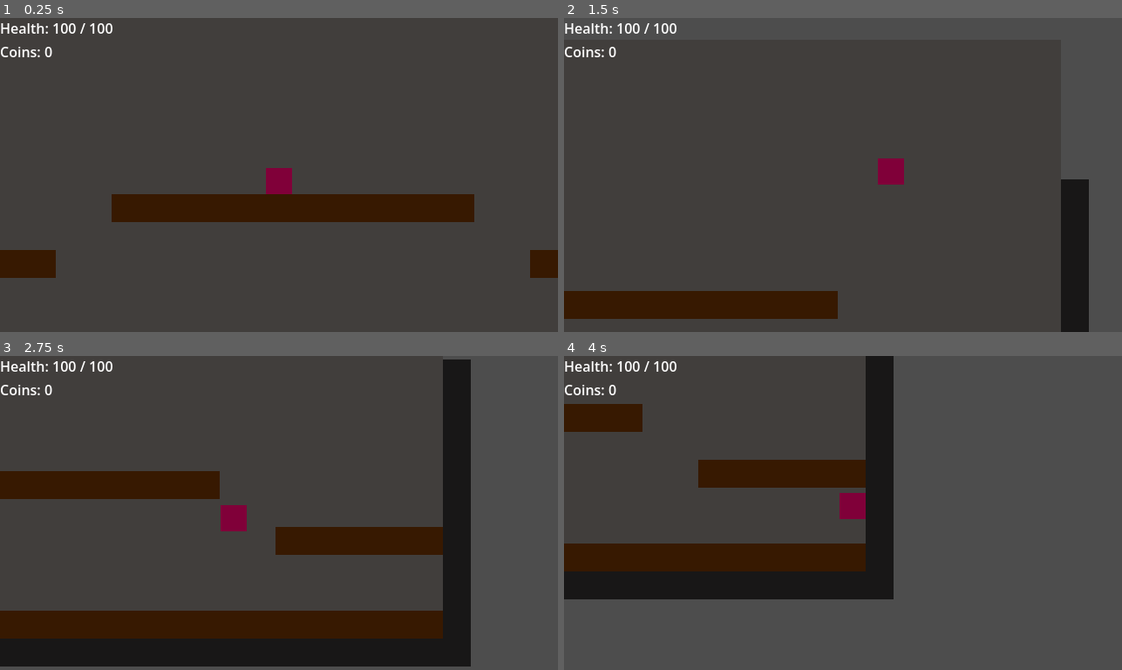
Above: before the commit, frames 1-4 (two rows, left to right).
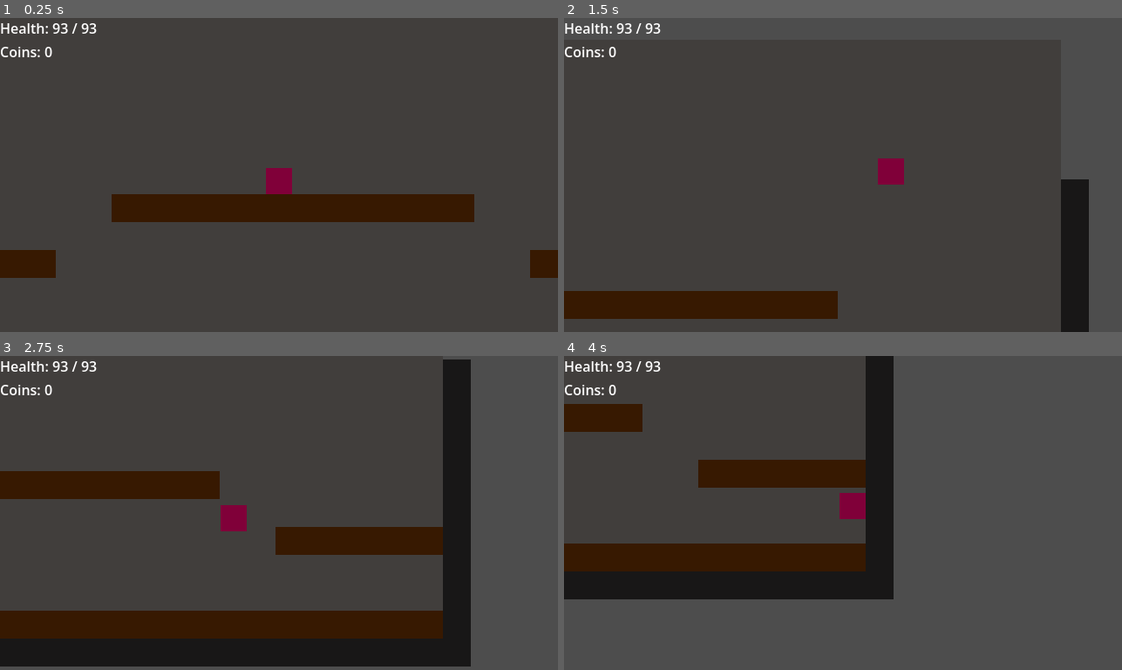
Above: after the commit, the same moments.

Repository: violetstone17/mr.-crowley
Game: Godot game, scene res://scenes/Areas/cantina.tscn
Two runs of this game, one before a commit and one after it. Both use one fixed random seed, a clock stepped at 60 frames per second and the inputs below.
Inputs (mouse positions are in pixels of both pictures, inside the frame that each line leads up to):
- Up to frame 1 (0.25 s): no input
- Up to frame 2 (1.5 s): move the mouse to (965, 159) at 0.52 s; hold E (interact) 0.53-1.28 s; hold D (moveRight) from 0.53 s (still down); tap Space (jump) at 0.77 s; move the mouse to (731, 190) at 1.27 s; click (731, 190) at 1.35 s
- Up to frame 3 (2.75 s): tap Space (jump) at 1.52 s; move the mouse to (334, 443) at 2.02 s; release D (moveRight) at 2.03 s; hold A (moveLeft) from 2.03 s (still down); hold E (interact) from 2.03 s (still down)
- Up to frame 4 (4 s): move the mouse to (815, 575) at 2.77 s; release A (moveLeft) at 2.78 s; release E (interact) at 2.78 s; hold D (moveRight) from 2.78 s (still down); click (815, 575) at 2.85 s; tap Space (jump) at 3.02, 3.77 s; move the mouse to (1010, 560) at 3.52 s; hold E (interact) from 3.53 s (still down)

The runs differ from the first frame. In frame 1, 0.2% of the frame differs, in the area x 9-21%, y 1-5%; in frame 2, 0.2%; in frame 3, 0.2%; in frame 4, 0.2%.

Commit message:
0.0.21 basic shop fr health upgrades is et up. I think that makes basic UI done?

Diff:
--- a/mr.-crawly/scripts/UI/shopMenu.gd
+++ b/mr.-crawly/scripts/UI/shopMenu.gd
@@ -14,7 +14,9 @@
 
 func refresh(_unused = null) -> void:
 	var cost = GameState.getHealthUpgradeCost()
-	infoLabel.text = "Max Health Lv {0} (+{1} per level)".format([GameState.upgradeHealth, GameState.HEALTH_PER_LEVEL])
+	var level = GameState.upgradeHealth
+	var gain = GameState.getHealthBonus(level + 1) - GameState.getHealthBonus(level)
+	infoLabel.text = "Max Health Lv {0} (+{1} per level)".format([level, gain])
 	buyButton.text = "Buy: {0} coins".format([cost])
 	buyButton.disabled = GameState.coins < cost
 
--- a/mr.-crawly/scripts/gameState.gd
+++ b/mr.-crawly/scripts/gameState.gd
@@ -30,12 +30,16 @@
 signal upgradesChanged
 
 const HEALTH_UPGRADE_BASE_COST := 50
-const HEALTH_PER_LEVEL := 20
+const HEALTH_COST_CURVE := 5
+const HEALTH_BONUS_SCALE := 30
 
 var upgradeHealth: int = 0
 
 func getHealthUpgradeCost() -> int:
-	return HEALTH_UPGRADE_BASE_COST * (upgradeHealth + 1)
+	return HEALTH_UPGRADE_BASE_COST + HEALTH_COST_CURVE * upgradeHealth * upgradeHealth
+
+func getHealthBonus(level: int) -> int:
+	return roundi(HEALTH_BONUS_SCALE * log(0.8 + level))
 
 func tryBuyHealthUpgrade() -> bool:
 	var cost := getHealthUpgradeCost()
--- a/mr.-crawly/scripts/playerScripts/player.gd
+++ b/mr.-crawly/scripts/playerScripts/player.gd
@@ -10,6 +10,7 @@
 # --- STATE
 var attackCooldown: float = 0.0 	#counts down to 0; 0 means 'can attack'
 var iframes: float
+var baseHealth: int
 
 # --- NODE REFERENCES
 # the hitbox Area2D that sits infront of the player
@@ -23,7 +24,8 @@
 
 func _ready() -> void:
 	GameState.playerRef = self
-	health += GameState.upgradeHealth * GameState.HEALTH_PER_LEVEL
+	baseHealth = health
+	health = baseHealth + GameState.getHealthBonus(GameState.upgradeHealth)
 	GameState.maxHealth = health
 	GameState.currentHealth = health
 
@@ -85,7 +87,7 @@
 	#position = position.clamp(Vector2.ZERO, (screen_size - Vector2(40, 40))) #the -20 will need to be adjusted later to account for different sprite size
 
 	move_and_slide()
-		# ---------- INPUT // MOVEMENT END
+		# ---------- INPUT // MOVEMENT END ----------
 
 func _mainAttack() -> void:
 	# 1. Start cooldown immediately, so this frame's press can't retrigger
@@ -111,7 +113,7 @@
 		takeDamage(area.damage)
 
 func onUpgradesChanged() -> void:
-	health += GameState.HEALTH_PER_LEVEL
+	health += baseHealth + GameState.getHealthBonus(GameState.upgradeHealth)
 	GameState.maxHealth = health
 	GameState.currentHealth = health
 
